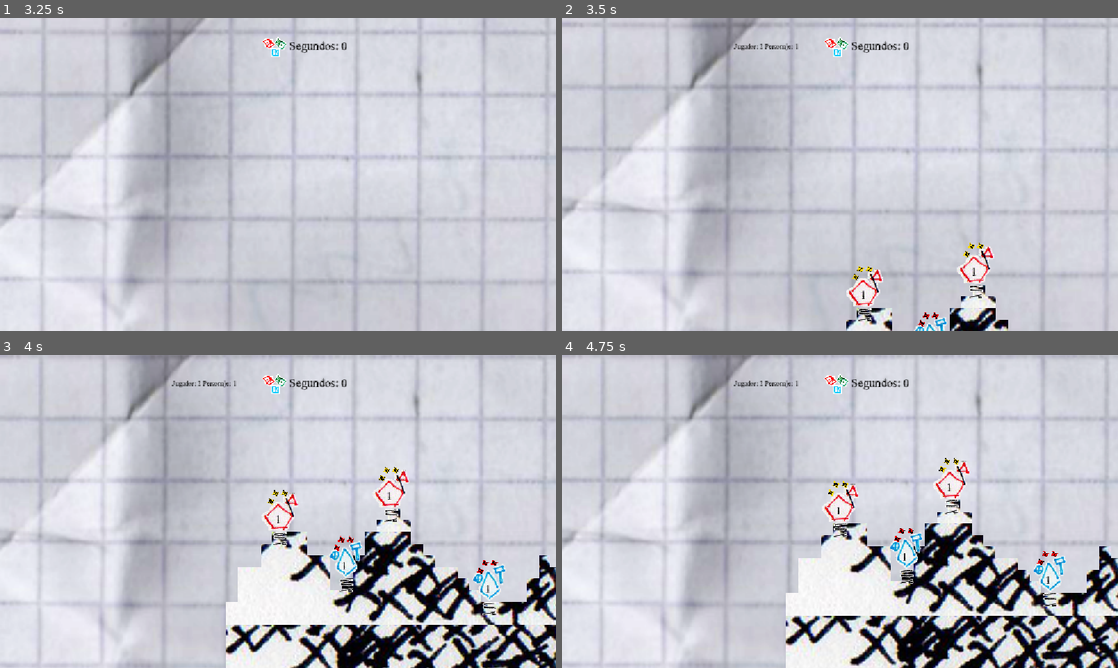
Above: before the commit, frames 1-4 (two rows, left to right).
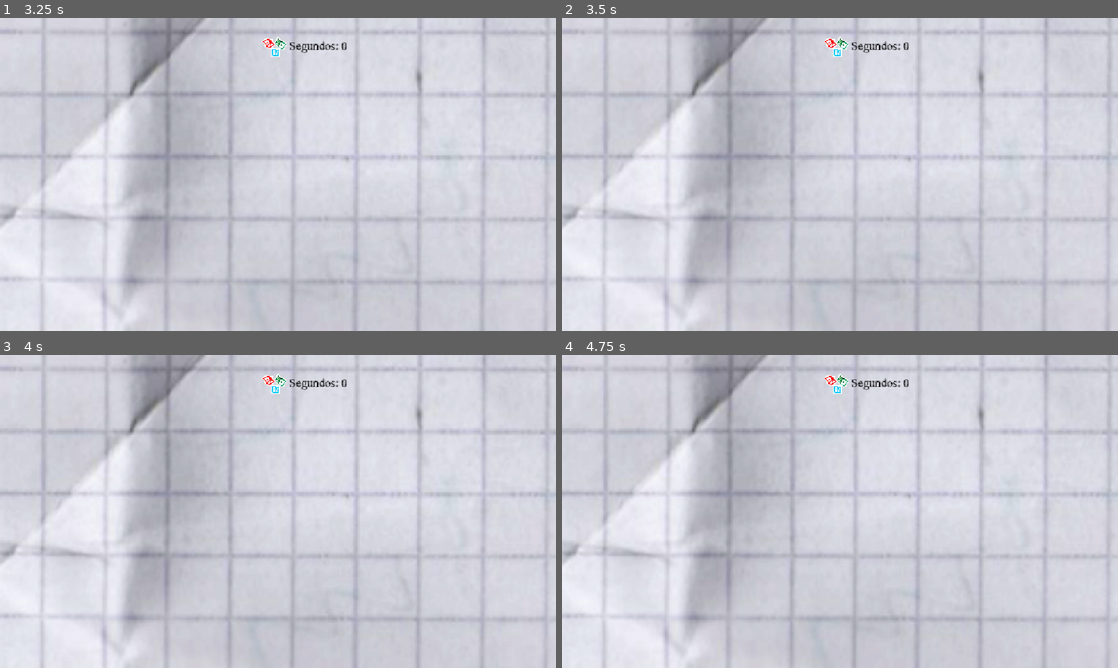
Above: after the commit, the same moments.

Repository: Pablo7776/Motores_Graficos
Game: Godot game, scene res://Escenas/menu_principal.tscn
Two runs of this game, one before a commit and one after it. Both use one fixed random seed, a clock stepped at 60 frames per second and the inputs below. The engine's default icon, where the game draws it, is replaced by a stand-in: a white triangle on a blue panel in a dark square.
Inputs (mouse positions are in pixels of both pictures, inside the frame that each line leads up to):
- Up to frame 1 (3.25 s): click "INICIAR" at 0.5 s; click "VOLVER" at 1.25 s; click "INICIAR" at 2 s; click "CONTINUAR" at 2.75 s
- Up to frame 2 (3.5 s): no input
- Up to frame 3 (4 s): move the mouse to (400, 495) at 3.52 s; hold Right (mover_derecha) from 3.53 s (still down); click (400, 495) at 3.6 s; tap Space (saltar) at 3.77 s
- Up to frame 4 (4.75 s): keep holding Right (mover_derecha); move the mouse to (728, 527) at 4.27 s; click (728, 527) at 4.35 s; tap Space (saltar) at 4.52 s

Frame 1 is identical in both runs. In frame 2, 9.0% of the frame differs, in the area x 0-100%, y 0-100%; in frame 3, 28%; in frame 4, 30%.
Error after the commit: Invalid access to property or key 'jugadores' on a base object of type 'Node (DatosPartida.gd)'. (res://juego/main.gd:7)

Commit message:
envio de datos
envio de datos del menu inicial al autoload

Diff:
--- a/da-2-zafarrancho/Escenas/MenuScripts/menu_principal.gd
+++ b/da-2-zafarrancho/Escenas/MenuScripts/menu_principal.gd
@@ -22,8 +22,8 @@
 
 func _on_iniciar_pressed() -> void:
 
-	DatosPartida.jugadores = 2
-	DatosPartida.personajes = 4
+	#DatosPartida.jugadores = 2
+	#DatosPartida.personajes = 4
 	#get_tree().change_scene_to_file("res://juego/main.tscn")
 	#iniciar.emit()
 	get_tree().change_scene_to_file("res://Escenas/Selección_De_Personajes.tscn")
--- /dev/null
+++ b/da-2-zafarrancho/Escenas/player_card.gd
@@ -0,0 +1,10 @@
+extends PanelContainer
+
+@onready var selector1: Selector = $VBoxContainer/HBoxContainer
+@onready var selector2: Selector = $VBoxContainer/HBoxContainer2
+
+func get_data() -> Dictionary:
+	return {
+		"personaje1": selector1.get_personaje(),
+		"personaje2": selector2.get_personaje()
+	}
--- a/da-2-zafarrancho/Escenas/player_card.tscn
+++ b/da-2-zafarrancho/Escenas/player_card.tscn
@@ -1,10 +1,12 @@
 [gd_scene format=3 uid="uid://cg7unfpyifuxr"]
 
 [ext_resource type="PackedScene" uid="uid://cr4dvwrecskuu" path="res://Escenas/Selector.tscn" id="1_am4v6"]
+[ext_resource type="Script" uid="uid://b022f0kqwei71" path="res://Escenas/player_card.gd" id="1_muuhg"]
 
 [node name="Player Card" type="PanelContainer" unique_id=1217853958]
 offset_right = 203.0
 offset_bottom = 341.0
+script = ExtResource("1_muuhg")
 
 [node name="VBoxContainer" type="VBoxContainer" parent="." unique_id=649013196]
 layout_mode = 2
--- a/da-2-zafarrancho/Escenas/selección_de_personajes.gd
+++ b/da-2-zafarrancho/Escenas/selección_de_personajes.gd
@@ -56,6 +56,15 @@
 	get_tree().change_scene_to_file("res://Escenas/menu_principal.tscn")
 
 func _on_continuar_pressed() -> void:
-	DatosPartida.jugadores = hbox.get_child_count()
-	AudioManager.play.play()
+	var cards = hbox.get_children()
+
+	DatosPartida.cantidad_jugadores = cards.size()
+	DatosPartida.personajes_seleccionados = []
+
+	for i in range(cards.size()):
+		var card = cards[i]
+
+		DatosPartida.personajes_seleccionados.append(card.get_data())
+
+		DatosPartida.debug()
 	get_tree().change_scene_to_file("res://juego/main.tscn")
--- a/da-2-zafarrancho/Scripts/DatosPartida.gd
+++ b/da-2-zafarrancho/Scripts/DatosPartida.gd
@@ -1,4 +1,19 @@
 extends Node
 
-var jugadores := 0
-var personajes := 0
+var cantidad_jugadores: int = 0
+var personajes_por_jugador: int = 0
+var personajes_seleccionados: Array = []
+
+func _ready():
+	debug()
+
+func debug():
+	print("\n========== DATOS PARTIDA ==========")
+
+	print("Cantidad jugadores:", cantidad_jugadores)
+	print("Personajes por jugador:", personajes_por_jugador)
+
+	print("personajes_seleccionados:")
+	print(JSON.stringify(personajes_seleccionados, "\t"))
+
+	print("===================================\n")
--- a/da-2-zafarrancho/selector.gd
+++ b/da-2-zafarrancho/selector.gd
@@ -1,4 +1,5 @@
 extends HBoxContainer
+class_name Selector
 
 @onready var next: Button = $next
 @onready var prev: Button = $prev
@@ -22,3 +23,9 @@
 
 func actualizar_texto():
 	nombre_del_heroe.text = heroes[indice]
+
+func obtener_personaje() -> String:
+	return heroes[indice]
+
+func get_personaje() -> String:
+	return heroes[indice]
Not shown, added: da-2-zafarrancho/Escenas/player_card.gd.uid
